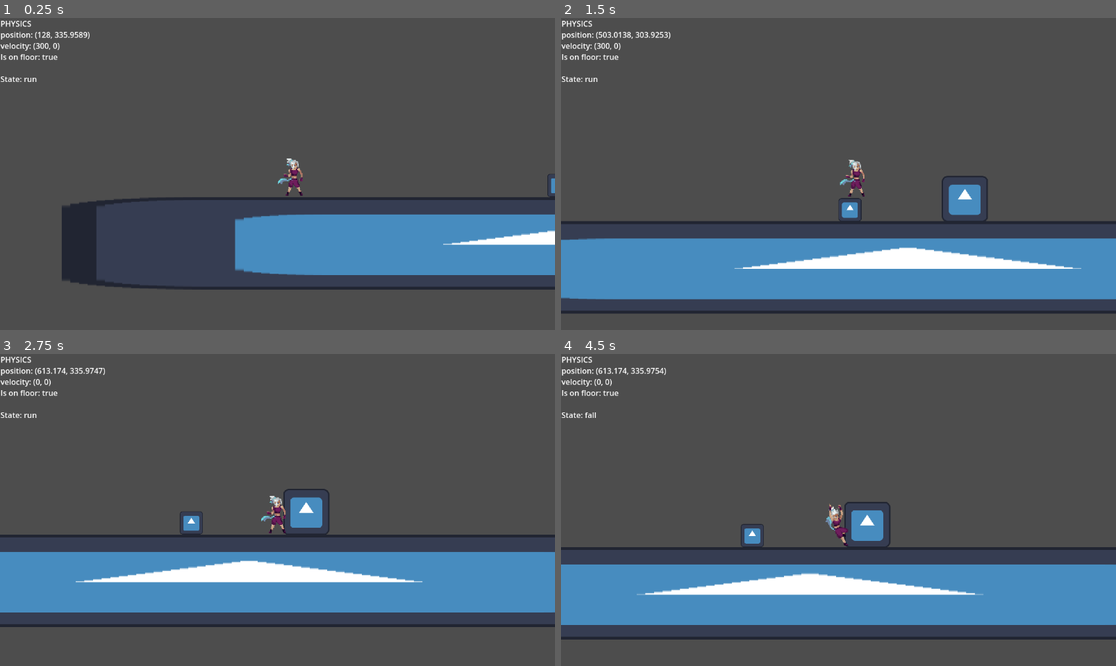
Above: before the commit, frames 1-4 (two rows, left to right).
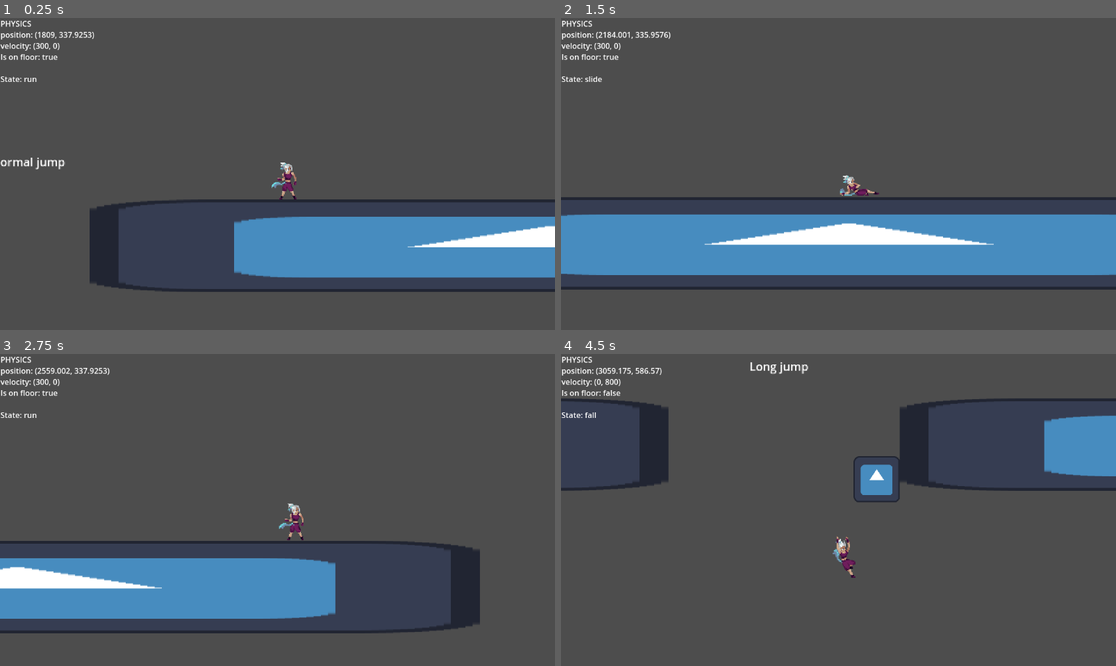
Above: after the commit, the same moments.

Repository: Hugo-Carbiener/Godot-project
Game: Godot game, scene res://scenes/main-scene.tscn
The game is run twice, just before and just after one commit, with the same random seed, the same clock (stepped at 60 frames per second) and the same inputs. The engine's default icon, where the game draws it, is replaced by a stand-in: a white triangle on a blue panel in a dark square.
Inputs:
- Up to frame 1 (0.25 s): no input
- Up to frame 2 (1.5 s): hold Right (ui_right) from 0.53 s (still down); tap Space (jump) at 0.6, 0.77, 1.07 s; tap Shift (slide) at 1.35 s
- Up to frame 3 (2.75 s): tap Space (jump) at 1.52, 1.55, 1.82, 2.1 s; release Right (ui_right) at 2.03 s; hold Left (ui_left) from 2.03 s (still down)
- Up to frame 4 (4.5 s): release Left (ui_left) at 2.78 s; hold Right (ui_right) 2.78-4.28 s; tap Shift (slide) at 2.85, 4.35 s; tap Space (jump) at 3.02, 3.05, 3.32, 3.6, 3.77, 4.07 s; hold Left (ui_left) from 4.28 s (still down)

The runs differ from the first frame. In frame 1, 6.7% of the frame differs, in the area x 0-100%, y 4-88%; in frame 2, 22%; in frame 3, 18%; in frame 4, 30%, in the area x 0-100%, y 2-92%.

Commit message:
Removed old gravity

Diff:
--- a/assets/scritps/PlayerPhysicsManager.gd
+++ b/assets/scritps/PlayerPhysicsManager.gd
@@ -1,20 +1,4 @@
 extends CharacterBody2D
 
-
-const SPEED = 300.0
-const JUMP_VELOCITY = -600.0
-
 func _physics_process(delta: float) -> void:
-	# Add the gravity.
-	if not is_on_floor():
-		velocity += get_gravity() * delta
-
-	# Get the input direction and handle the movement/deceleration.
-	# As good practice, you should replace UI actions with custom gameplay actions.
-	#var direction := Input.get_axis("ui_left", "ui_right")
-	#if direction:
-	#	velocity.x = direction * SPEED
-	#else:
-	#	velocity.x = move_toward(velocity.x, 0, SPEED)
-
 	move_and_slide()
--- a/assets/scritps/statemachine/states/PlayerFall.gd
+++ b/assets/scritps/statemachine/states/PlayerFall.gd
@@ -12,7 +12,7 @@
 	return fall_gravity
 
 func can_enter() -> bool:
-	return super() and !player_physics_body.is_on_floor() and player_physics_body.velocity.y > 0
+	return super() and !player_physics_body.is_on_floor()
 
 func physics_update(delta: float):
 	player_physics_body.velocity.y += get_gravity() * delta
--- a/scenes/main-scene.tscn
+++ b/scenes/main-scene.tscn
@@ -93,7 +93,7 @@
 
 [node name="StateMachine" type="Node" parent="Main character" node_paths=PackedStringArray("initial_state")]
 script = ExtResource("2_j6nxt")
-initial_state = NodePath("Run")
+initial_state = NodePath("Fall")
 
 [node name="Run" type="Node" parent="Main character/StateMachine"]
 script = ExtResource("6_tamy0")
@@ -102,10 +102,10 @@
 
 [node name="Jump" type="Node" parent="Main character/StateMachine"]
 script = ExtResource("7_540ha")
-jump_height = 950.0
-jump_ascension_duration = 3.0
-variable_jump_input_max_duration = 1.0
-variable_jump_min_velocity_multiplier = 0.3
+jump_height = 150.0
+jump_ascension_duration = 0.55
+variable_jump_input_max_duration = 2.0
+variable_jump_min_velocity_multiplier = 0.5
 sprite = ExtResource("9_5hn0m")
 
 [node name="Slide" type="Node" parent="Main character/StateMachine"]
@@ -116,16 +116,16 @@
 
 [node name="Fall" type="Node" parent="Main character/StateMachine"]
 script = ExtResource("12_fe2yd")
-fall_duration = 0.5
-max_fall_velocity = 600.0
+fall_duration = 0.3
+max_fall_velocity = 800.0
 sprite = ExtResource("13_cefen")
 
 [node name="Character body" type="CharacterBody2D" parent="Main character"]
-position = Vector2(53, 338)
+position = Vector2(1784, 312)
 script = ExtResource("2_mxlrn")
 
 [node name="Collider" type="CollisionShape2D" parent="Main character/Character body"]
-position = Vector2(-3, 6)
+position = Vector2(0, 4)
 shape = SubResource("RectangleShape2D_juoog")
 
 [node name="Sprite" type="Sprite2D" parent="Main character/Character body"]
@@ -150,15 +150,15 @@
 script = ExtResource("6_yqf8q")
 
 [node name="Normal jump" type="RichTextLabel" parent="."]
-offset_left = 1321.0
+offset_left = 1337.0
 offset_top = -278.0
-offset_right = 1704.0
-offset_bottom = -13.0
+offset_right = 1441.0
+offset_bottom = -246.0
 text = "Normal jump"
 
 [node name="Long jump" type="RichTextLabel" parent="."]
 offset_left = 2865.0
 offset_top = -270.0
-offset_right = 3248.0
-offset_bottom = -5.0
+offset_right = 2953.0
+offset_bottom = -246.0
 text = "Long jump"
